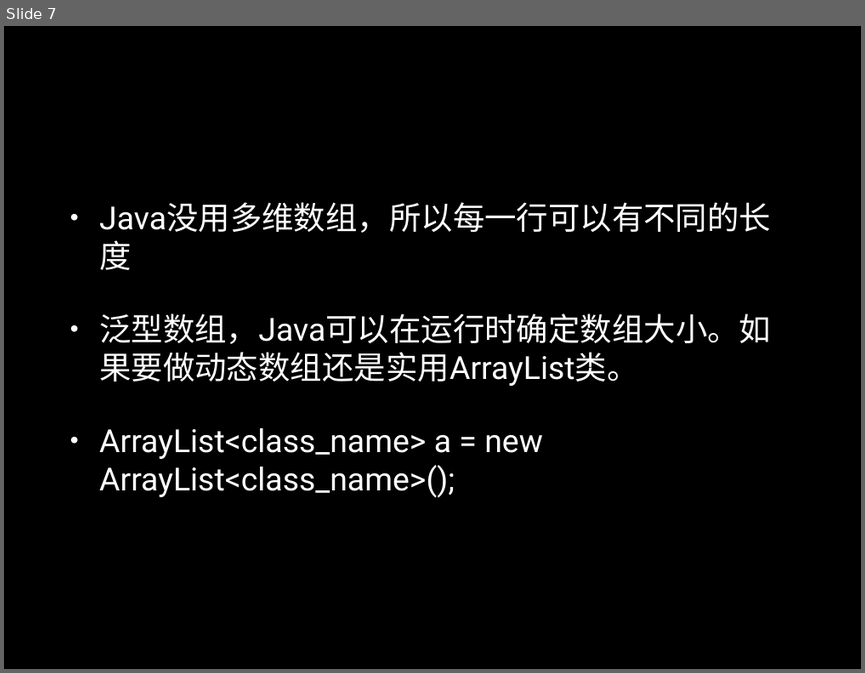
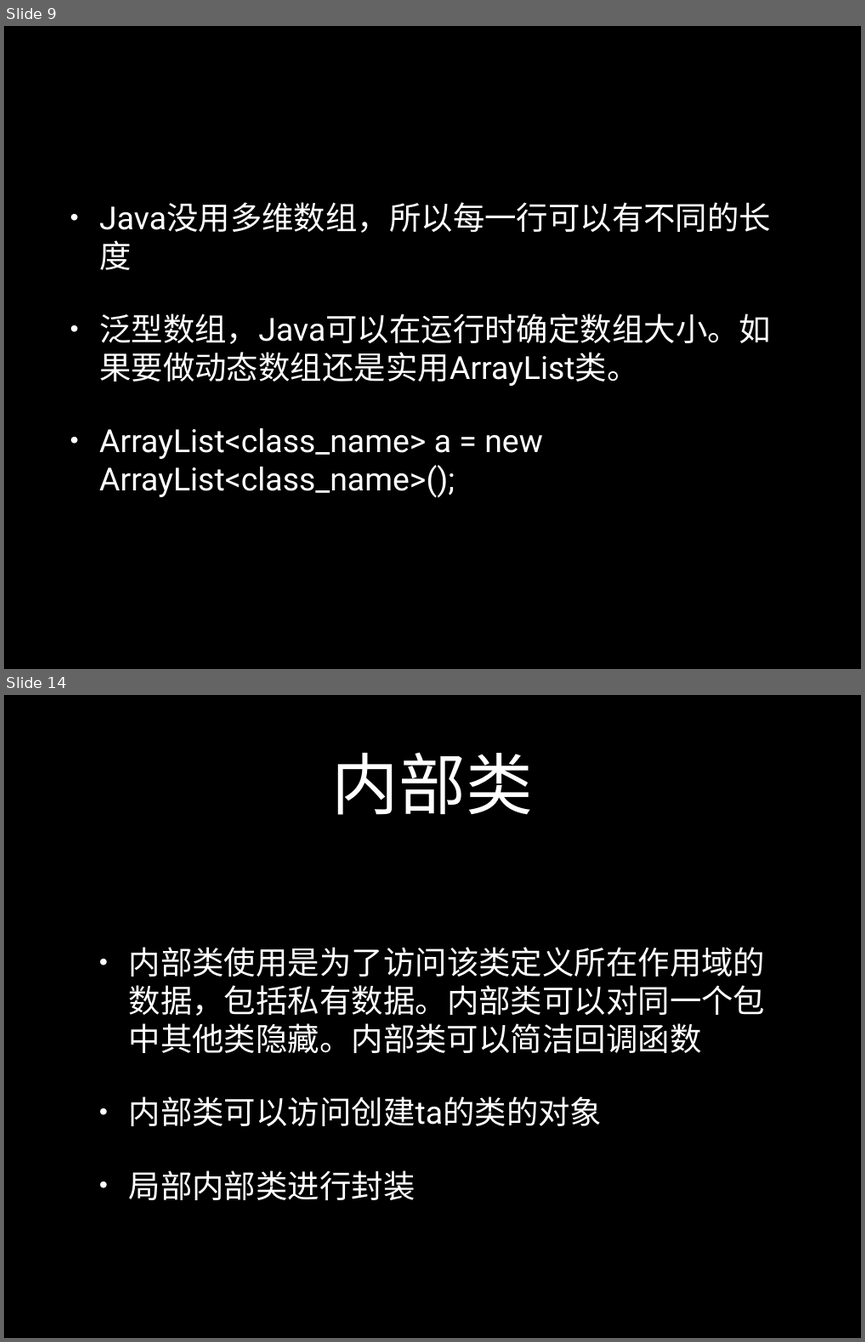
Before and after one commit to luxxxxxx/SummerCamp2016, a slide deck: src/Java/java1.pptx. Shown one above the other, each under a label of ours: slide 7 before the commit, slides 9 and 14 after it; the slides between them are not shown. The pictures are 865x673 and 865x1342 pixels, drawn with LibreOffice and Linux fonts; fonts in the diff are those of the drawing. Boxes give left, top, right and bottom in pixels: in the first picture for what was removed or moved away, otherwise in the second. Text is boxed around its words. In the diff, an @@ line names an element or a change of style, - is before the commit and + after.

```diff
--- a/src/Java/java1.pptx
+++ b/src/Java/java1.pptx
@@ slide 14 added at bbox=[4, 695, 861, 1338], background #000000 @@
@@ title added at bbox=[332, 752, 533, 815], 80 pt, text #FFFFFF @@
+内部类
@@ text added at bbox=[129, 947, 766, 1200], 38 pt, text #FFFFFF @@
+  • 内部类使用是为了访问该类定义所在作用域的数据，包括私有数据。内部类可以对同一个包中其他类隐藏。内部类可以简洁回调函数
+  • 内部类可以访问创建ta的类的对象
+  • 局部内部类进行封装
@@ what was slide 7 is now slide 9 @@
```
Also in this commit, not shown: 6 slides changed, 9 other slides added, 1 other file.
